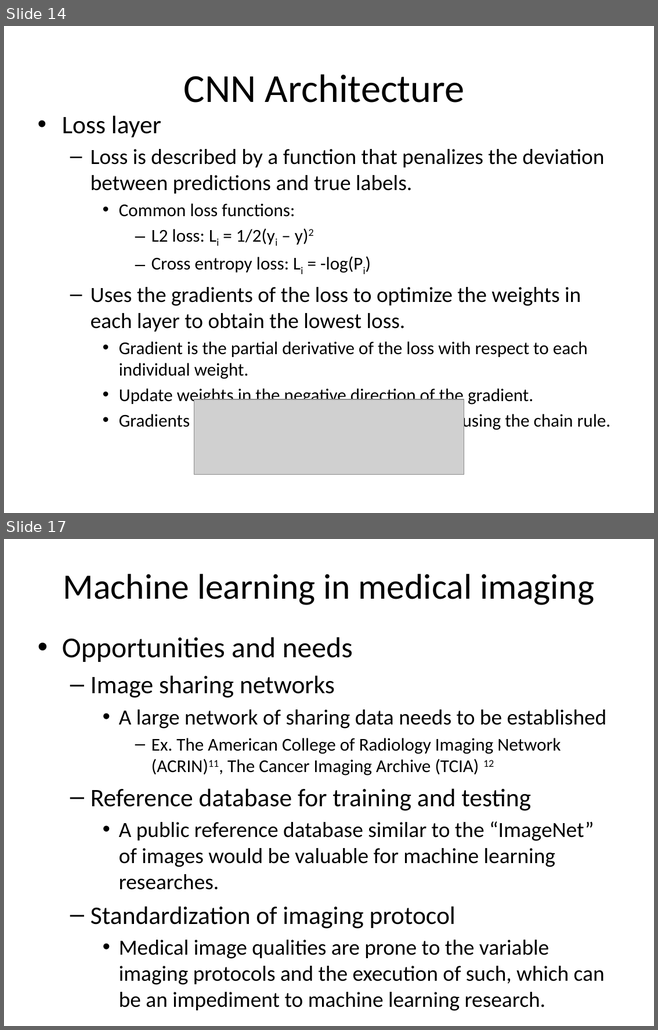
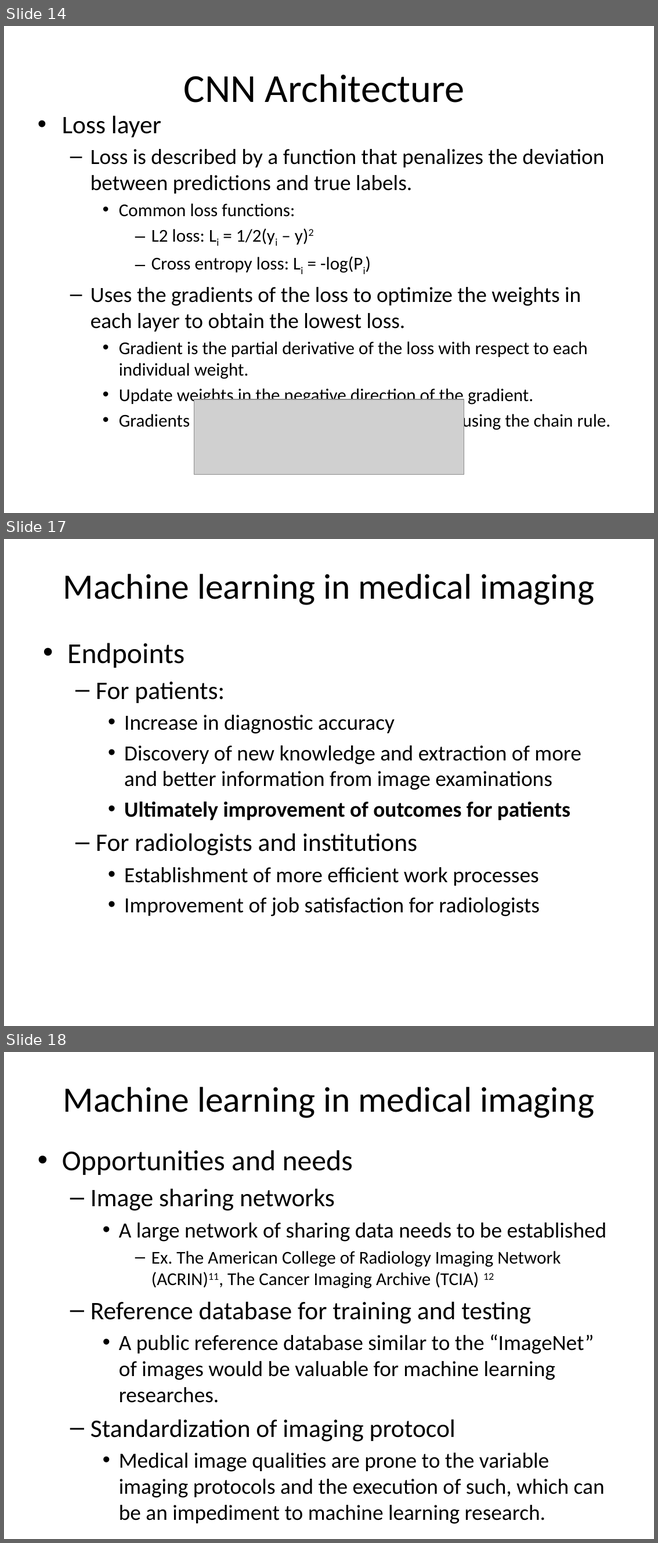
Before and after one commit to WendaZ/PyCharm_data, a slide deck: Machine Learning in Medical Imaging.pptx. Shown one above the other, each under a label of ours: slides 14 and 17 before the commit, slides 14, 17 and 18 after it; the slides between them are not shown. The pictures are 658x1030 and 658x1543 pixels, drawn with LibreOffice and Linux fonts; fonts in the diff are those of the drawing; grey boxes stand for pictures. Boxes give left, top, right and bottom in pixels: in the first picture for what was removed or moved away, otherwise in the second. Text is boxed around its words. In the diff, an @@ line names an element or a change of style, - is before the commit and + after.

```diff
--- a/Machine Learning in Medical Imaging.pptx
+++ b/Machine Learning in Medical Imaging.pptx
@@ slide 17 added at [4,539,654,1026], background #FFFFFF @@
@@ title added at [63,574,594,605], 39.6 pt, text #000000 @@
+Machine learning in medical imaging
@@ text added at [67,643,581,917], 24 pt, text #000000 @@
+• Endpoints
+  – For patients:
+    • Increase in diagnostic accuracy
+    • Discovery of new knowledge and extraction of more and better information from image examinations
+    • Ultimately improvement of outcomes for patients
+  – For radiologists and institutions
+    • Establishment of more efficient work processes
+    • Improvement of job satisfaction for radiologists
@@ what was slide 17 is now slide 18 @@
```
Also in this commit, not shown: 4 slides changed, 3 other slides added.
